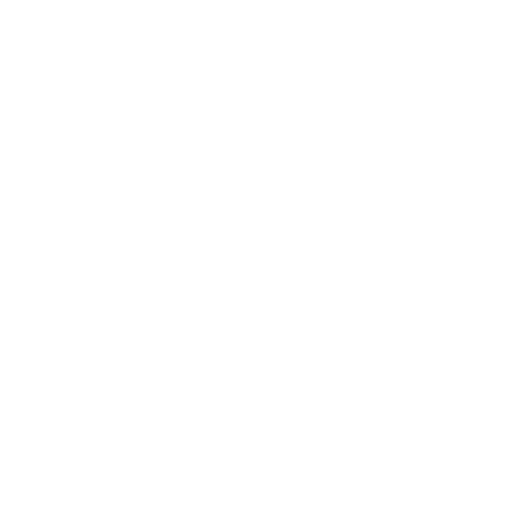
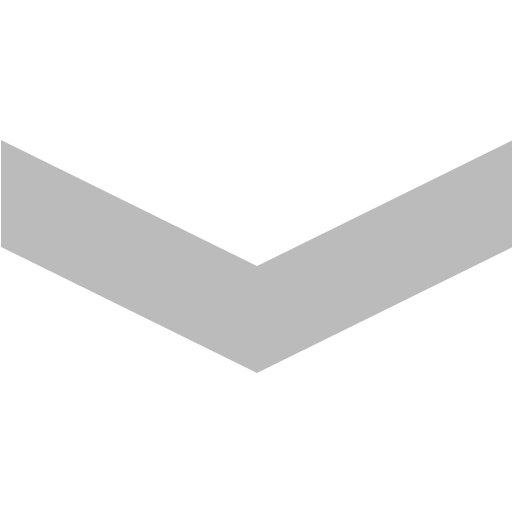
Layers edited between the first and the second 512x512 image:
hid group "Mail Icon" (2 layers) over 1, 140, 512, 373
hid "Envelope" over 1, 140, 512, 373
showed group "Down Arrow" (2 layers) over 1, 140, 512, 373
added layer "Arrow Grey" in group "Down Arrow" over 1, 140, 512, 373
